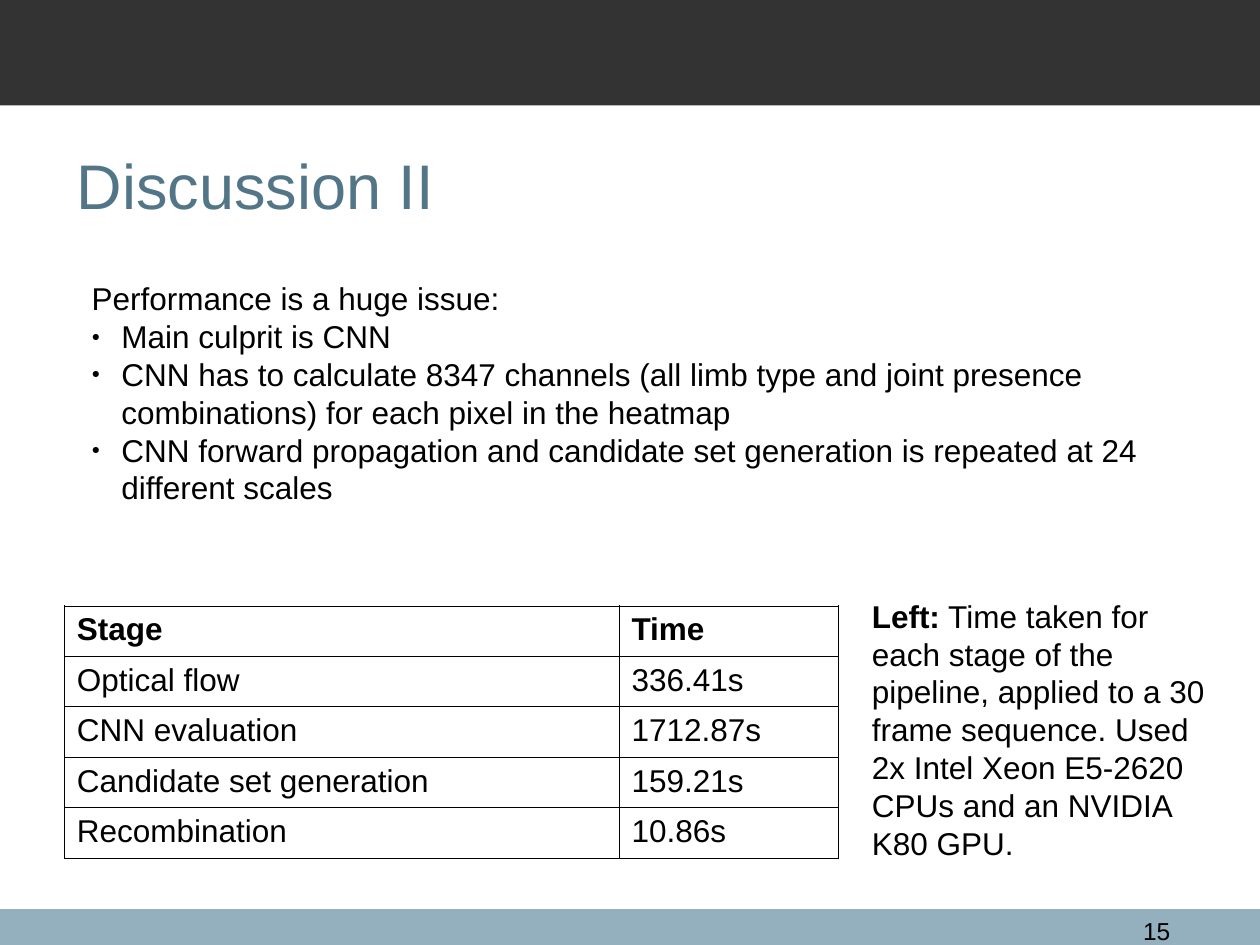
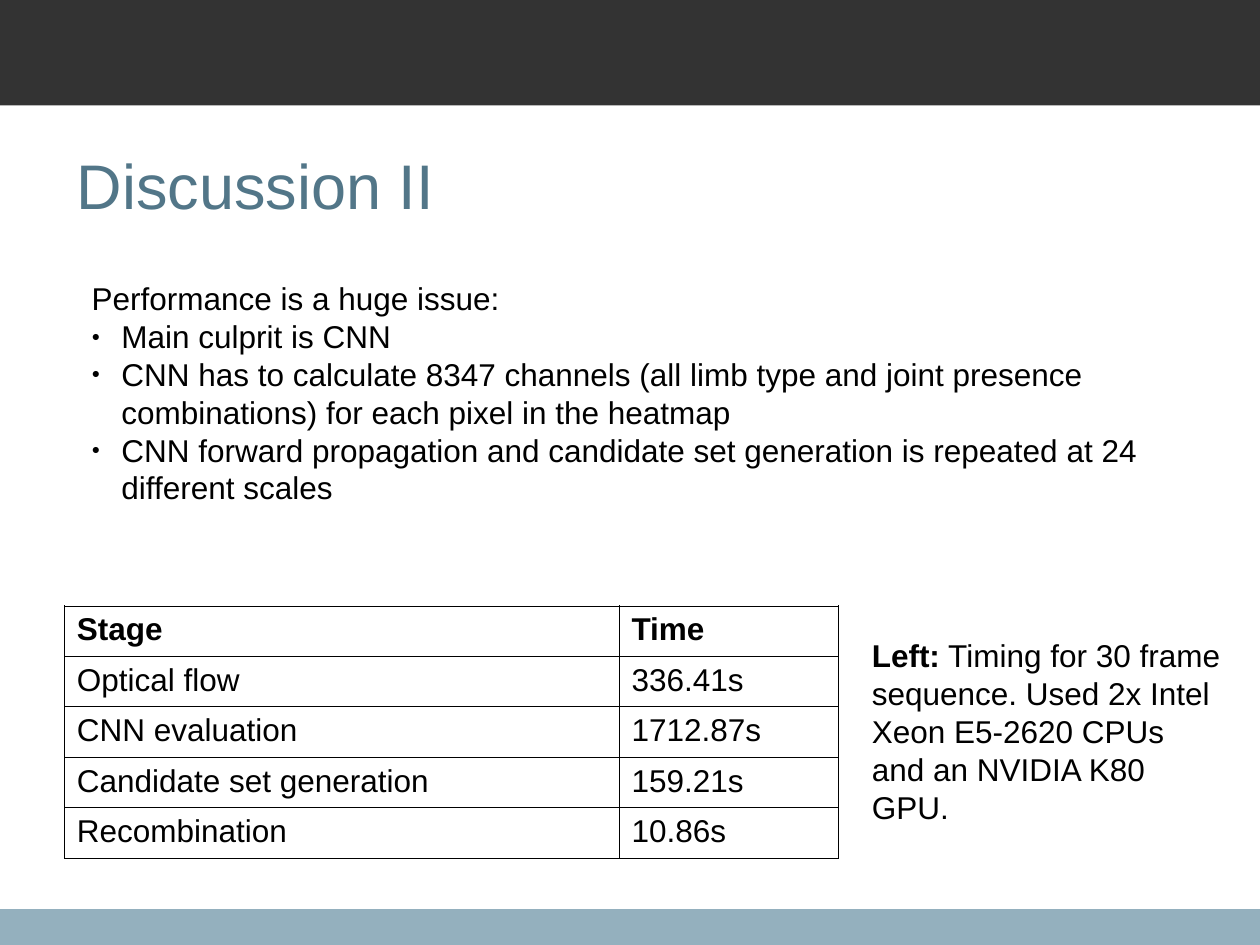
Before and after one commit to qxcv/comp2560, a slide deck: slide 15 of presentation/presentation.odp. Drawn at 1260x945 pixels with LibreOffice and Linux fonts; fonts in the diff are those of the drawing; background and template pictures are left out. Boxes give left, top, right and bottom in pixels: in the first picture for what was removed or moved away, otherwise in the second. Text is boxed around its words. In the diff, an @@ line names an element or a change of style, - is before the commit and + after.

```diff
--- a/presentation/presentation.odp
+++ b/presentation/presentation.odp
@@ text at bbox=[872, 644, 1220, 820]: text changed @@
-Left: Time taken for each stage of the pipeline, applied to a 30 frame sequence. Used 2x Intel Xeon E5-2620 CPUs and an NVIDIA K80 GPU.
+Left: Timing for 30 frame sequence. Used 2x Intel Xeon E5-2620 CPUs and an NVIDIA K80 GPU.
@@ page number removed at bbox=[1143, 923, 1170, 941] @@
-15
```
Also in this commit, not shown: 16 other slides changed, 3 other files.
